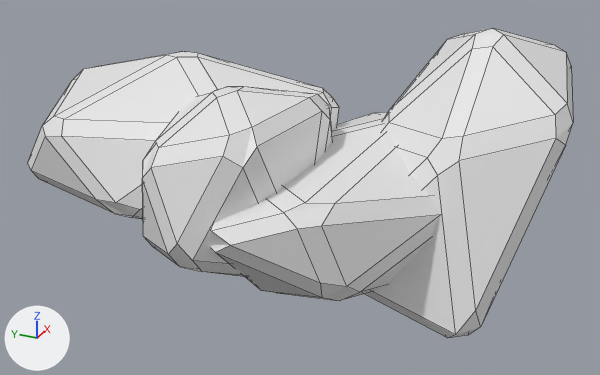
The Blender file models/boulders1.blend: old version first, new version second.
One viewpoint serves both versions: a 50 mm camera at (-0.846, -0.72, 0.27) aimed at (0.54, -0.096, -0.423). Every picture has the same lights, and +X, +Y and +Z are marked at lower left. Mesh edges are drawn as thin lines.

Objects in the first picture: 'Blouders'.
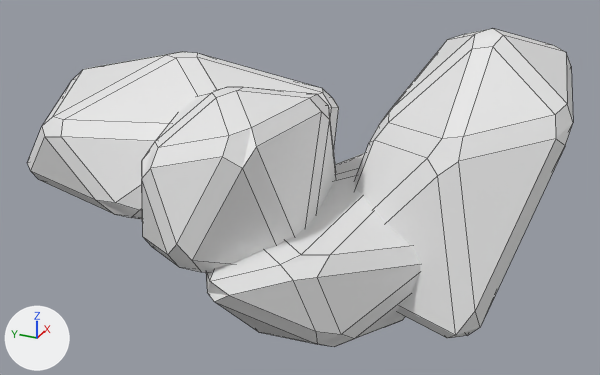
The newer file is also turned or shifted as a whole; pictures and numbers use the older file's frame.

Boxes (x1, y1, x2, y2) around the edits, measured in the pictures (600 x 375 px; the box of a moved part takes in the faces that stretch with it):
'Blouders', reshaped
    before: (28, 28, 573, 338)
    after: (27, 28, 573, 347)
part 1 of me_icosphere, moved or reshaped
    before: (209, 112, 441, 301)
    after: (206, 153, 420, 347)

What changed in the scene script:
```text
Change me_icosphere:
    where me_icosphere.from_pydata(...)  # 240 vertices, 248 faces; spans x 0.166..0.907, y -0.599..0.528, z -0.615..-0.085
    used by ob_blouders; location = (0.0, 0.0, 0.0)
    me_icosphere part 1: the loose piece of 60 vertices spanning x 0.166..0.907, y -0.447..0.038, z -0.563..-0.267 is moved by (0.003, 0.008, -0.096)
```
